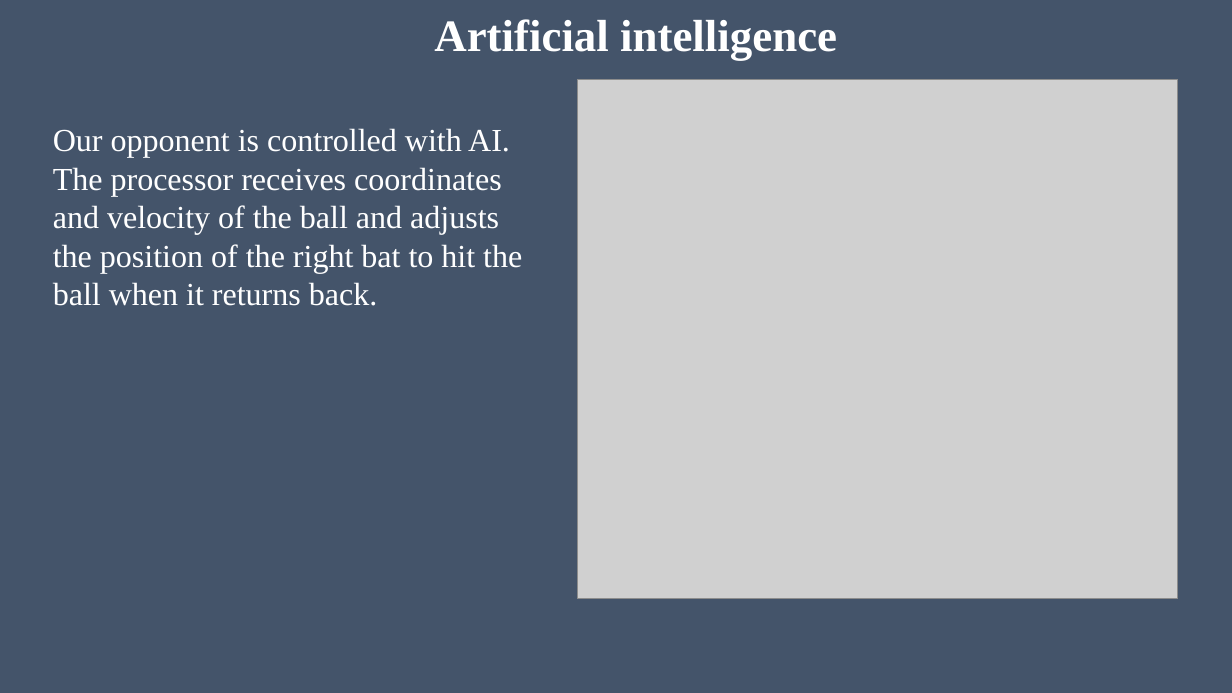
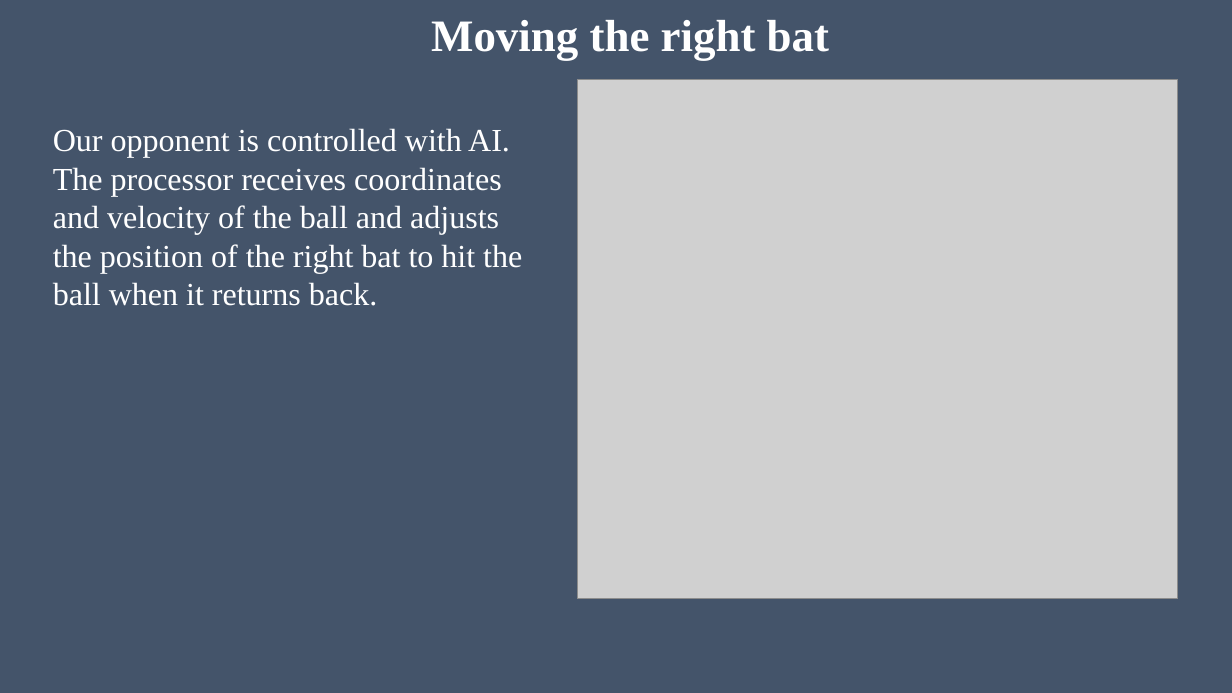
Before and after one commit to MIZINCHIK/DigitalPlatforms, a slide deck: slide 8 of Presentation.pptx. Drawn at 1232x693 pixels with LibreOffice and Linux fonts; fonts in the diff are those of the drawing; grey boxes stand for pictures. Boxes give left, top, right and bottom in pixels: in the first picture for what was removed or moved away, otherwise in the second. Text is boxed around its words. In the diff, an @@ line names an element or a change of style, - is before the commit and + after.

```diff
--- a/Presentation.pptx
+++ b/Presentation.pptx
@@ title at (431,20,829,60): text changed @@
-Artificial intelligence
+Moving the right bat
```
Also in this commit, not shown: 5 slides added, 4 slides removed.
